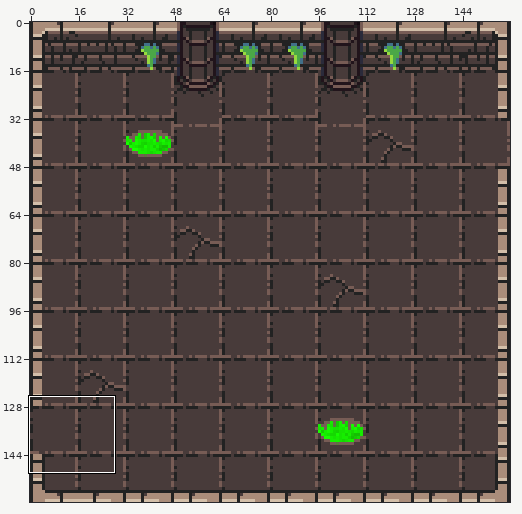
File history of a sprite sheet, OneD-OneD/Content/Sprites/Room3Design.png. Above, an overview of the earlier version with the close-up marked.
Close-up. Before the commit:
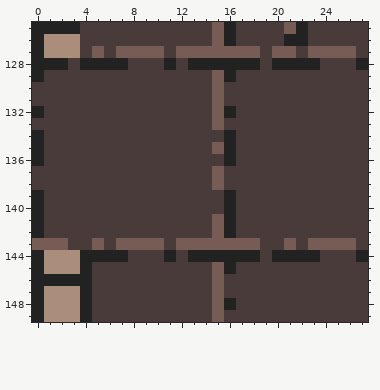
The file is 160x160 pixels. Colours within 5 levels of each other are drawn and written as one. Shown: x 0..27, y 125..149.
The result:
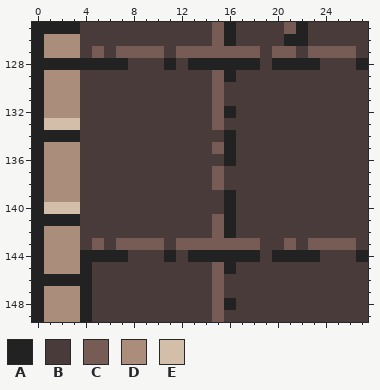
Palette (. is transparent): A #222222  B #483b3a  C #775c55  D #aa8d7a  E #d3bfa9
Log entry: Removed Doorway in the textures of Room 3,4 and 5
What changed:
Changed rows in their new state; - is an unchanged pixel.
first column x 0:
128 ---A
129 -DDD
130 ADDD
131 ADDD
132 -DDD
133 AEEE
134 -AAA
135 -DDD
136 -DDD
137 ADDD
138 ADDD
139 -DDD
140 -EEE
141 -AAA
142 -DDD
143 ADDD
Pixel boxes of the changes (left, top, right, bottom) in both close-ups:
changed: (32, 58, 80, 250)
